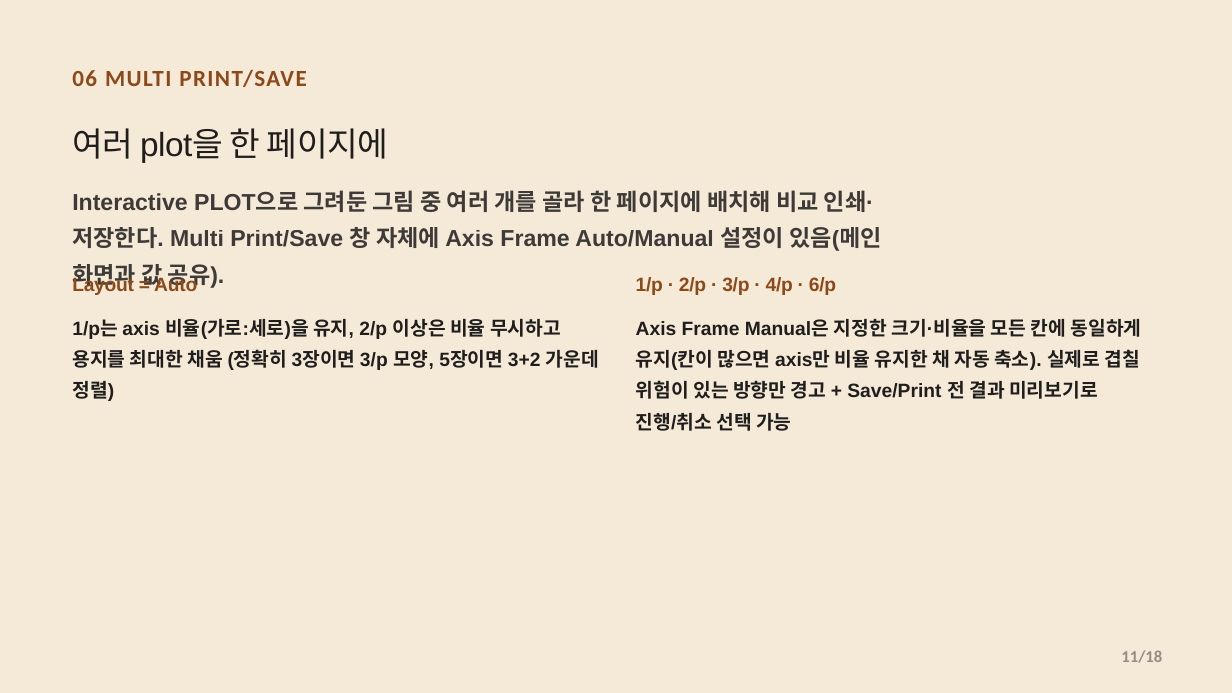
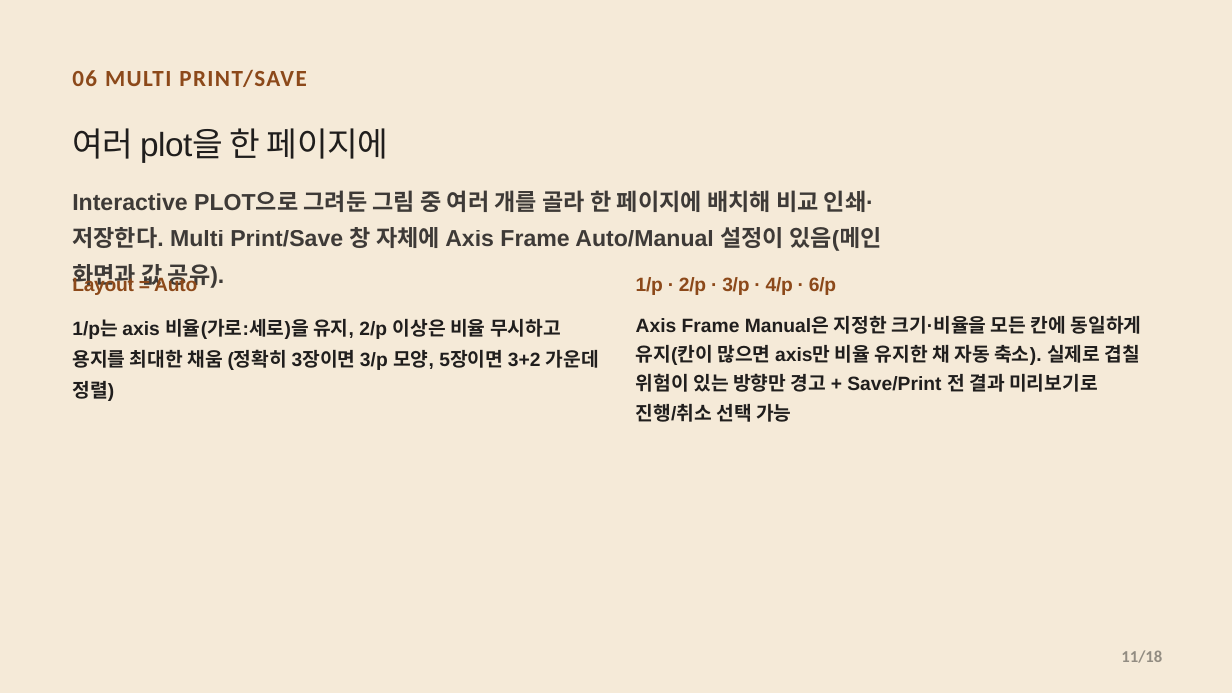
Before and after one commit to CWKIM113/CathPlot_Pub, a slide deck: slide 11 of CathPlot_Deck.pptx. Drawn at 1232x693 pixels with LibreOffice and Linux fonts; fonts in the diff are those of the drawing. Boxes give left, top, right and bottom in pixels: in the first picture for what was removed or moved away, otherwise in the second. Text is boxed around its words. In the diff, an @@ line names an element or a change of style, - is before the commit and + after.

```diff
--- a/CathPlot_Deck.pptx
+++ b/CathPlot_Deck.pptx
@@ text "Axis Frame Manual은 지정한 크기·비율을 ..." at [636, 316, 1142, 422]: line spacing 1.37 to 1.27 @@
```
Also in this commit, not shown: 12 other slides changed.
